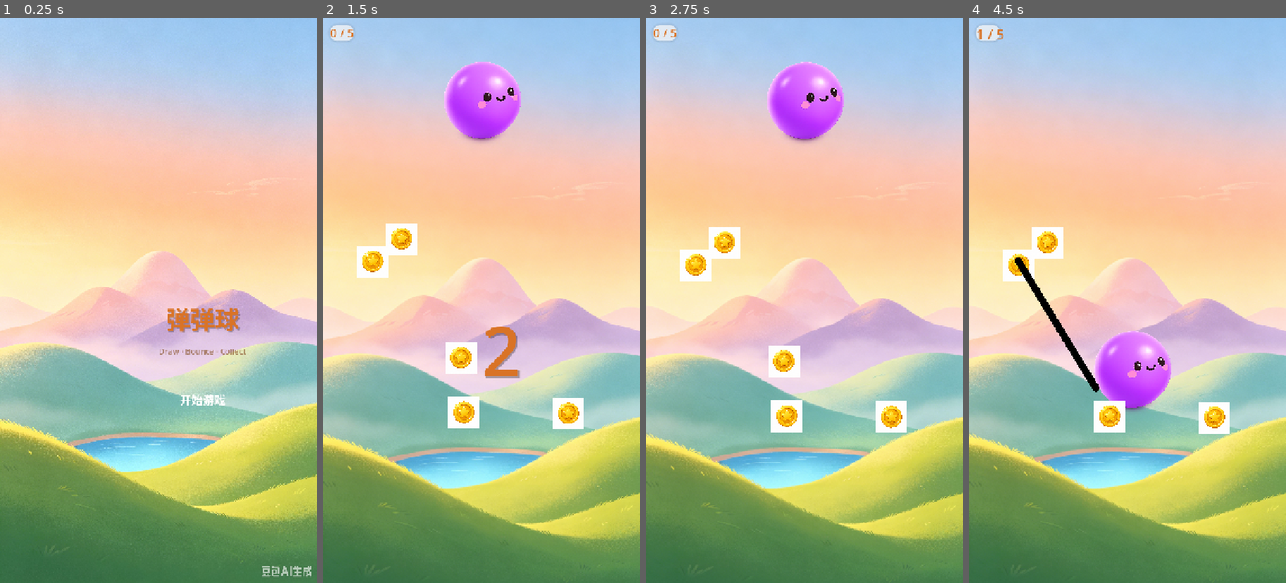
Above: before the commit, frames 1-4 (left to right).
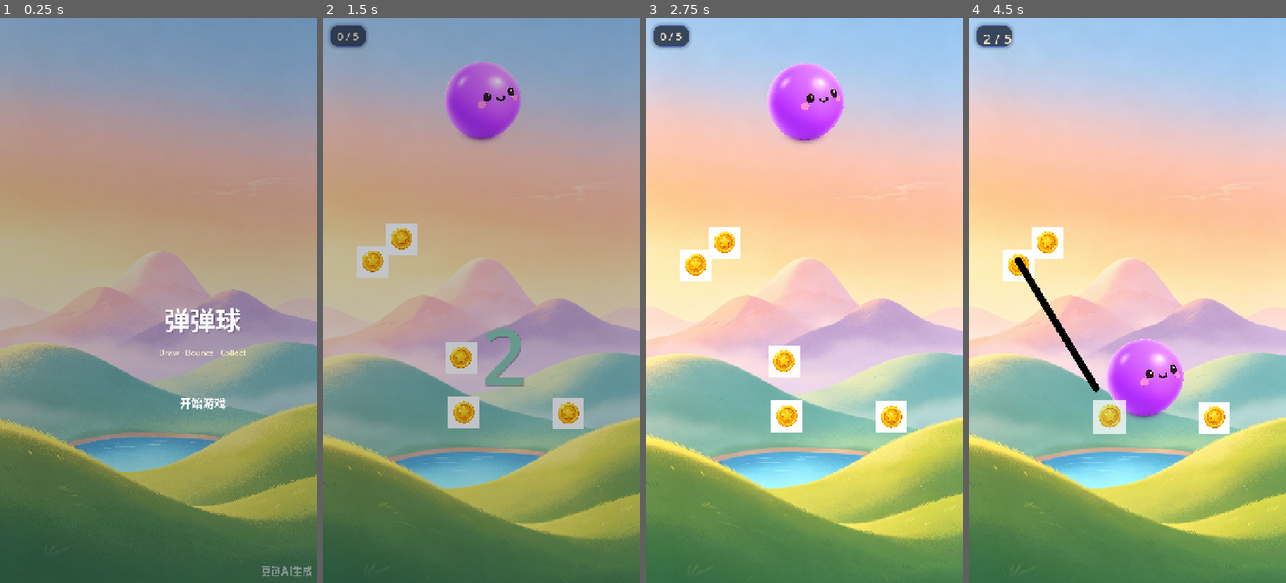
Above: after the commit, the same moments.

Repository: day-dreamer-11/bounce-line-
Game: Godot game, scene res://scenes/TrailDemo.tscn
Two runs of this game, one before a commit and one after it. Both use one fixed random seed, a clock stepped at 60 frames per second and the inputs below.
Inputs (mouse positions are in pixels of both pictures, inside the frame that each line leads up to):
- Up to frame 1 (0.25 s): no input
- Up to frame 2 (1.5 s): click "开始游戏" at 0.5 s; tap Enter at 1.25 s; move the mouse to (551, 272) at 1.27 s; click (551, 272) at 1.42 s
- Up to frame 3 (2.75 s): drag from (741, 328) to (890, 419) at 2.02 s
- Up to frame 4 (4.5 s): move the mouse to (1159, 176) at 2.77 s; click (1159, 176) at 2.92 s; drag from (1111, 413) to (1019, 260) at 3.52 s; move the mouse to (1222, 385) at 4.27 s; click (1222, 385) at 4.42 s

The runs differ from the first frame. In frame 1, 100% of the frame differs, in the area x 0-100%, y 0-100%; in frame 2, 98%; in frame 3, 0.7%; in frame 4, 3.1%.

Commit message:
feat: UI restyled to match sample — blue-purple + gold theme
- Buttons: blue-purple (#598aed) with glow shadow
- Titles: white with shadow on dark overlay
- HUD: dark semi-transparent card with gold text + blue border
- Countdown: blue→teal→orange colored numbers
- Victory/Game Over: dark overlay, white titles, gold accents
- Stars: warm gold color

Co-Authored-By: Claude Opus 4.7 <noreply@anthropic.com>

Diff:
--- a/scripts/coin_container.gd
+++ b/scripts/coin_container.gd
@@ -6,6 +6,11 @@
 const EDGE_MARGIN := 80.0
 const BALL_SAFE_DIST := 200.0
 
+const COLOR_BLUE := Color(0.35, 0.49, 0.93)
+const COLOR_WHITE := Color(0.98, 0.98, 0.99)
+const COLOR_SHADOW := Color(0.0, 0.0, 0.0, 0.3)
+const COLOR_GOLD := Color(0.96, 0.90, 0.78)
+
 var _collected := 0
 var _label: Label = null
 var _coin_scene: PackedScene = null
@@ -26,19 +31,28 @@
 	card.position = Vector2(16, 16)
 
 	var card_style := StyleBoxFlat.new()
-	card_style.bg_color = Color(1.0, 1.0, 1.0, 0.7)
-	card_style.corner_radius_top_left = 16
-	card_style.corner_radius_top_right = 16
-	card_style.corner_radius_bottom_left = 16
-	card_style.corner_radius_bottom_right = 16
-	card_style.shadow_size = 6
-	card_style.shadow_color = Color(0, 0, 0, 0.1)
+	card_style.bg_color = Color(0.05, 0.08, 0.15, 0.65)
+	card_style.corner_radius_top_left = 18
+	card_style.corner_radius_top_right = 18
+	card_style.corner_radius_bottom_left = 18
+	card_style.corner_radius_bottom_right = 18
+	card_style.border_width_left = 1
+	card_style.border_width_right = 1
+	card_style.border_width_top = 1
+	card_style.border_width_bottom = 1
+	card_style.border_color = Color(COLOR_BLUE.r, COLOR_BLUE.g, COLOR_BLUE.b, 0.4)
+	card_style.shadow_size = 8
+	card_style.shadow_color = Color(0, 0, 0, 0.2)
+	card_style.content_margin_left = 16
+	card_style.content_margin_right = 16
+	card_style.content_margin_top = 8
+	card_style.content_margin_bottom = 8
 	card.add_theme_stylebox_override("panel", card_style)
 
 	_label = Label.new()
 	_label.text = "0 / %d" % COIN_COUNT
-	_label.add_theme_font_size_override("font_size", 26)
-	_label.add_theme_color_override("font_color", Color(0.85, 0.45, 0.15))
+	_label.add_theme_font_size_override("font_size", 24)
+	_label.add_theme_color_override("font_color", COLOR_GOLD)
 	card.add_child(_label)
 	canvas.add_child(card)
 
@@ -100,7 +114,6 @@
 	canvas.process_mode = Node.PROCESS_MODE_ALWAYS
 	add_child(canvas)
 
-	# Overlay background
 	var tex := load("res://assets/ui_overlay.png")
 	if tex:
 		var bg := TextureRect.new()
@@ -110,29 +123,32 @@
 		bg.set_anchors_preset(Control.PRESET_FULL_RECT)
 		canvas.add_child(bg)
 
+	# Dark overlay for contrast
+	var overlay := ColorRect.new()
+	overlay.color = Color(0.05, 0.08, 0.15, 0.35)
+	overlay.set_anchors_preset(Control.PRESET_FULL_RECT)
+	canvas.add_child(overlay)
+
 	var vbox := VBoxContainer.new()
 	vbox.set_anchors_preset(Control.PRESET_CENTER)
 	vbox.alignment = BoxContainer.ALIGNMENT_CENTER
-	vbox.add_theme_constant_override("separation", 24)
+	vbox.add_theme_constant_override("separation", 20)
 	canvas.add_child(vbox)
 
-	# Title with shadow
-	vbox.add_child(_make_shadow_label("胜利!", 52, Color(0.85, 0.45, 0.15), Color(0, 0, 0, 0.25)))
-
-	# Score
+	vbox.add_child(_make_shadow_label("胜利!", 54, COLOR_WHITE, COLOR_SHADOW))
+
 	var score := Label.new()
 	score.text = "%d / %d" % [_collected, COIN_COUNT]
 	score.horizontal_alignment = HORIZONTAL_ALIGNMENT_CENTER
-	score.add_theme_font_size_override("font_size", 28)
-	score.add_theme_color_override("font_color", Color(0.55, 0.35, 0.2))
+	score.add_theme_font_size_override("font_size", 26)
+	score.add_theme_color_override("font_color", COLOR_GOLD)
 	vbox.add_child(score)
 
-	# Stars
 	var stars := Label.new()
 	stars.text = "★★★★★"
 	stars.horizontal_alignment = HORIZONTAL_ALIGNMENT_CENTER
-	stars.add_theme_font_size_override("font_size", 32)
-	stars.add_theme_color_override("font_color", Color(1.0, 0.65, 0.15))
+	stars.add_theme_font_size_override("font_size", 34)
+	stars.add_theme_color_override("font_color", Color(0.96, 0.75, 0.15))
 	vbox.add_child(stars)
 
 	var spacer := Control.new()
@@ -158,7 +174,7 @@
 	shadow.add_theme_font_size_override("font_size", font_size)
 	shadow.add_theme_color_override("font_color", shadow_color)
 	shadow.set_anchors_preset(Control.PRESET_FULL_RECT)
-	shadow.position = Vector2(3, 3)
+	shadow.position = Vector2(2, 2)
 	ctrl.add_child(shadow)
 
 	var main := Label.new()
@@ -178,25 +194,25 @@
 	btn.text = text
 	btn.flat = true
 	btn.add_theme_font_size_override("font_size", 24)
-	btn.add_theme_color_override("font_color", Color.WHITE)
+	btn.add_theme_color_override("font_color", COLOR_WHITE)
 	btn.custom_minimum_size = Vector2(w, h)
 
 	var normal := StyleBoxFlat.new()
-	normal.bg_color = Color(0.85, 0.45, 0.15)
-	normal.corner_radius_top_left = 18
-	normal.corner_radius_top_right = 18
-	normal.corner_radius_bottom_left = 18
-	normal.corner_radius_bottom_right = 18
-	normal.shadow_size = 6
-	normal.shadow_color = Color(0.6, 0.3, 0.1, 0.4)
+	normal.bg_color = COLOR_BLUE
+	normal.corner_radius_top_left = 20
+	normal.corner_radius_top_right = 20
+	normal.corner_radius_bottom_left = 20
+	normal.corner_radius_bottom_right = 20
+	normal.shadow_size = 8
+	normal.shadow_color = Color(COLOR_BLUE.r, COLOR_BLUE.g, COLOR_BLUE.b, 0.4)
 	btn.add_theme_stylebox_override("normal", normal)
 
 	var hover := normal.duplicate()
-	hover.bg_color = Color(0.95, 0.55, 0.2)
+	hover.bg_color = Color(0.45, 0.58, 0.96)
 	btn.add_theme_stylebox_override("hover", hover)
 
 	var pressed := normal.duplicate()
-	pressed.bg_color = Color(0.7, 0.35, 0.1)
+	pressed.bg_color = Color(0.20, 0.31, 0.72)
 	pressed.shadow_size = 2
 	btn.add_theme_stylebox_override("pressed", pressed)
 
--- a/scripts/trail_system.gd
+++ b/scripts/trail_system.gd
@@ -4,6 +4,14 @@
 const LINE_WIDTH := 16.0
 const POINT_LIFETIME := 2.0
 const MIN_SAMPLE_DIST := 6.0
+
+# Color palette from sample: blue-purple + gold accents
+const COLOR_PRIMARY := Color(0.35, 0.49, 0.93)    # #598aed blue
+const COLOR_PRIMARY_DARK := Color(0.20, 0.31, 0.72)  # dark blue
+const COLOR_GOLD := Color(0.96, 0.90, 0.78)        # warm gold highlight
+const COLOR_GOLD_DARK := Color(0.85, 0.65, 0.15)   # deep gold
+const COLOR_WHITE := Color(0.98, 0.98, 0.99)       # off-white text
+const COLOR_SHADOW := Color(0.0, 0.0, 0.0, 0.3)
 
 var _is_drawing := false
 var _game_started := false
@@ -50,7 +58,6 @@
 	canvas.add_child(bg)
 
 
-## Create a title label with shadow effect (layered labels)
 func _make_shadow_label(text: String, font_size: int, main_color: Color, shadow_color: Color) -> Control:
 	var ctrl := Control.new()
 	ctrl.custom_minimum_size = Vector2(0, font_size * 1.4)
@@ -62,7 +69,7 @@
 	shadow.add_theme_font_size_override("font_size", font_size)
 	shadow.add_theme_color_override("font_color", shadow_color)
 	shadow.set_anchors_preset(Control.PRESET_FULL_RECT)
-	shadow.position = Vector2(3, 3)
+	shadow.position = Vector2(2, 2)
 	ctrl.add_child(shadow)
 
 	var main := Label.new()
@@ -82,25 +89,25 @@
 	btn.text = text
 	btn.flat = true
 	btn.add_theme_font_size_override("font_size", font_size)
-	btn.add_theme_color_override("font_color", Color.WHITE)
+	btn.add_theme_color_override("font_color", COLOR_WHITE)
 	btn.custom_minimum_size = Vector2(w, h)
 
 	var normal := StyleBoxFlat.new()
-	normal.bg_color = Color(0.85, 0.45, 0.15)  # warm orange-brown
-	normal.corner_radius_top_left = 18
-	normal.corner_radius_top_right = 18
-	normal.corner_radius_bottom_left = 18
-	normal.corner_radius_bottom_right = 18
-	normal.shadow_size = 6
-	normal.shadow_color = Color(0.6, 0.3, 0.1, 0.4)
+	normal.bg_color = COLOR_PRIMARY
+	normal.corner_radius_top_left = 20
+	normal.corner_radius_top_right = 20
+	normal.corner_radius_bottom_left = 20
+	normal.corner_radius_bottom_right = 20
+	normal.shadow_size = 8
+	normal.shadow_color = Color(COLOR_PRIMARY.r, COLOR_PRIMARY.g, COLOR_PRIMARY.b, 0.4)
 	btn.add_theme_stylebox_override("normal", normal)
 
 	var hover := normal.duplicate()
-	hover.bg_color = Color(0.95, 0.55, 0.2)
+	hover.bg_color = Color(0.45, 0.58, 0.96)
 	btn.add_theme_stylebox_override("hover", hover)
 
 	var pressed := normal.duplicate()
-	pressed.bg_color = Color(0.7, 0.35, 0.1)
+	pressed.bg_color = COLOR_PRIMARY_DARK
 	pressed.shadow_size = 2
 	btn.add_theme_stylebox_override("pressed", pressed)
 
@@ -127,6 +134,12 @@
 	add_child(canvas)
 
 	_make_overlay_bg(canvas)
+
+	# Semi-transparent dark overlay for contrast
+	var overlay := ColorRect.new()
+	overlay.color = Color(0.05, 0.08, 0.15, 0.3)
+	overlay.set_anchors_preset(Control.PRESET_FULL_RECT)
+	canvas.add_child(overlay)
 
 	var vbox := VBoxContainer.new()
 	vbox.set_anchors_preset(Control.PRESET_CENTER)
@@ -134,17 +147,17 @@
 	vbox.add_theme_constant_override("separation", 24)
 	canvas.add_child(vbox)
 
-	vbox.add_child(_make_shadow_label("弹弹球", 56, Color(0.85, 0.45, 0.15), Color(0, 0, 0, 0.25)))
+	vbox.add_child(_make_shadow_label("弹弹球", 58, COLOR_WHITE, COLOR_SHADOW))
 
 	var subtitle := Label.new()
 	subtitle.text = "Draw · Bounce · Collect"
 	subtitle.horizontal_alignment = HORIZONTAL_ALIGNMENT_CENTER
 	subtitle.add_theme_font_size_override("font_size", 18)
-	subtitle.add_theme_color_override("font_color", Color(0.55, 0.35, 0.2, 0.7))
+	subtitle.add_theme_color_override("font_color", COLOR_GOLD)
 	vbox.add_child(subtitle)
 
 	var spacer := Control.new()
-	spacer.custom_minimum_size = Vector2(0, 16)
+	spacer.custom_minimum_size = Vector2(0, 20)
 	vbox.add_child(spacer)
 
 	var btn := _make_button("开始游戏", 26, 200, 64)
@@ -163,6 +176,12 @@
 	var cc := CanvasLayer.new()
 	cc.name = "Countdown"
 	add_child(cc)
+
+	# Dark overlay for countdown readability
+	var overlay := ColorRect.new()
+	overlay.color = Color(0.05, 0.08, 0.15, 0.25)
+	overlay.set_anchors_preset(Control.PRESET_FULL_RECT)
+	cc.add_child(overlay)
 
 	var ctrl := Control.new()
 	ctrl.set_anchors_preset(Control.PRESET_FULL_RECT)
@@ -182,21 +201,26 @@
 	for child in ctrl.get_children():
 		child.queue_free()
 
-	var label := _make_shadow_label(str(n), 140, Color(0.85, 0.45, 0.15), Color(0, 0, 0, 0.3))
+	var count_colors := [
+		Color(0.35, 0.49, 0.93),   # blue
+		Color(0.40, 0.60, 0.55),   # teal
+		Color(0.95, 0.55, 0.15),   # orange
+	]
+	var label := _make_shadow_label(str(n), 150, count_colors[3 - n], COLOR_SHADOW)
 	label.set_anchors_preset(Control.PRESET_CENTER)
 	label.modulate.a = 0.0
-	label.scale = Vector2(0.5, 0.5)
+	label.scale = Vector2(0.4, 0.4)
 	ctrl.add_child(label)
 
 	var tw := create_tween()
 	tw.set_parallel(true)
-	tw.tween_property(label, "modulate:a", 1.0, 0.15)
-	tw.tween_property(label, "scale", Vector2(1.1, 1.1), 0.3).set_ease(Tween.EASE_OUT).set_trans(Tween.TRANS_BACK)
-	tw.tween_property(label, "scale", Vector2(1.0, 1.0), 0.15).set_delay(0.3)
-	tw.tween_property(label, "modulate:a", 0.0, 0.15).set_delay(0.55)
+	tw.tween_property(label, "modulate:a", 1.0, 0.12)
+	tw.tween_property(label, "scale", Vector2(1.15, 1.15), 0.3).set_ease(Tween.EASE_OUT).set_trans(Tween.TRANS_BACK)
+	tw.tween_property(label, "scale", Vector2(1.0, 1.0), 0.12).set_delay(0.3)
+	tw.tween_property(label, "modulate:a", 0.0, 0.12).set_delay(0.55)
 	tw.tween_callback(func():
 		_show_count(ctrl, n - 1, ball, canvas)
-	).set_delay(0.7)
+	).set_delay(0.67)
 
 
 func _create_borders() -> void:
@@ -289,13 +313,22 @@
 
 	_make_overlay_bg(canvas)
 
+	var overlay := ColorRect.new()
+	overlay.color = Color(0.05, 0.08, 0.15, 0.35)
+	overlay.set_anchors_preset(Control.PRESET_FULL_RECT)
+	canvas.add_child(overlay)
+
 	var vbox := VBoxContainer.new()
 	vbox.set_anchors_preset(Control.PRESET_CENTER)
 	vbox.alignment = BoxContainer.ALIGNMENT_CENTER
 	vbox.add_theme_constant_override("separation", 24)
 	canvas.add_child(vbox)
 
-	vbox.add_child(_make_shadow_label(text, 48, Color(0.85, 0.45, 0.15), Color(0, 0, 0, 0.25)))
+	vbox.add_child(_make_shadow_label(text, 50, COLOR_WHITE, COLOR_SHADOW))
+
+	var spacer := Control.new()
+	spacer.custom_minimum_size = Vector2(0, 12)
+	vbox.add_child(spacer)
 
 	var btn := _make_button("再来一次", 24, 200, 60)
 	btn.pressed.connect(func():
